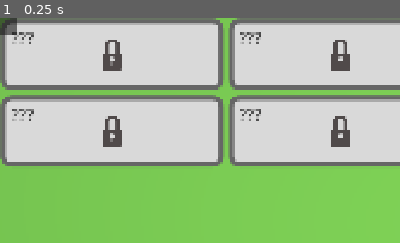
Above: before the commit, frame 1.
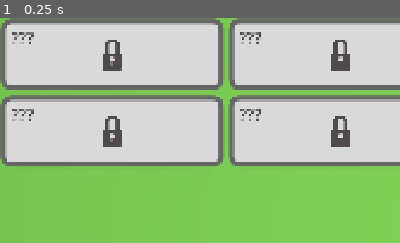
Above: after the commit, the same moment.

Repository: gracedes/mbta-auto-battler
Game: Godot game, scene res://node_2d.tscn
The game is run twice, just before and just after one commit, with the same random seed, the same clock (stepped at 60 frames per second) and the same inputs.
Inputs:
- Up to frame 1 (0.25 s): no input
The pictures show only the part of the screen within x 0-50%, y 0-50%; the shares and areas given below are measured in that part.

The runs differ from the first frame. In frame 1, 0.3% of the frame differs, in the area x 0-5%, y 0-8%.
Error before the commit: Invalid access to property or key 'data' on a base object of type 'Nil'. (res://scripts/main.gd:102)
Error after the commit: Invalid access to property or key 'data' on a base object of type 'Nil'. (res://scripts/main.gd:95)

Commit message:
notif cards work (barely)

Diff:
--- a/assets/ui/notif_card.gd
+++ b/assets/ui/notif_card.gd
@@ -1,27 +1,25 @@
-extends PanelContainer
+extends Control
 
-@onready var status_label: Label = $%StationNotifLabel
-@onready var name_label: Label = $%StationNameLabel
+@onready var status_label: Label = find_child("StationNotifLabel", true, false)
+@onready var name_label: Label = find_child("StationNameLabel", true, false)
 
-var active_tween: Tween
+var display_timer: float = 0.0
 
 func _ready() -> void:
+	visible = false
 	modulate.a = 0.0
-	hide()
+
+func _process(delta: float) -> void:
+	if display_timer > 0.0:
+		display_timer -= delta
+		if display_timer <= 0.0:
+			visible = false
+			modulate.a = 0.0
 
 func show_notification(station_name: String, is_new: bool) -> void:
-	if is_new:
-		status_label.text = "New Station Unlocked!"
-	else:
-		status_label.text = "Visited Station:"
+	status_label.text = "New Station Unlocked!" if is_new else "Visited Station:"
 	name_label.text = station_name
 
-	if active_tween and active_tween.is_valid():
-		active_tween.kill()
-
-	show()
-	active_tween = create_tween()
-	active_tween.tween_property(self, "modulate:a", 1.0, 0.25)
-	active_tween.tween_interval(3.5)
-	active_tween.tween_property(self, "modulate:a", 0.0, 0.4)
-	active_tween.tween_callback(hide)
+	visible = true
+	modulate.a = 1.0
+	display_timer = 3.5
--- a/assets/ui/notif_card.tscn
+++ b/assets/ui/notif_card.tscn
@@ -15,7 +15,7 @@
 corner_radius_bottom_right = 24
 corner_radius_bottom_left = 24
 
-[node name="NotifCard" type="PanelContainer" unique_id=1705578490]
+[node name="StationNotifCard" type="PanelContainer" unique_id=1705578490]
 custom_minimum_size = Vector2(535, 172)
 offset_right = 40.0
 offset_bottom = 40.0
--- a/node_2d.tscn
+++ b/node_2d.tscn
@@ -14,18 +14,6 @@
 [ext_resource type="PackedScene" uid="uid://bosrbetdc2khk" path="res://assets/character/blue/blueline.fbx" id="8_4d7sh"]
 [ext_resource type="PackedScene" uid="uid://dkdfonhtr2ur0" path="res://assets/world/damage_emitter.tscn" id="10_ir8iy"]
 
-[sub_resource type="StyleBoxFlat" id="StyleBoxFlat_0h7mo"]
-bg_color = Color(0.8509804, 0.8509804, 0.8509804, 1)
-border_width_left = 12
-border_width_top = 12
-border_width_right = 12
-border_width_bottom = 12
-border_color = Color(0.4, 0.4, 0.4, 1)
-corner_radius_top_left = 24
-corner_radius_top_right = 24
-corner_radius_bottom_right = 24
-corner_radius_bottom_left = 24
-
 [sub_resource type="StyleBoxFlat" id="StyleBoxFlat_nr8wp"]
 bg_color = Color(0.8509804, 0.8509804, 0.8509804, 1)
 border_width_left = 12
@@ -51,6 +39,18 @@
 corner_radius_bottom_left = 24
 
 [sub_resource type="StyleBoxFlat" id="StyleBoxFlat_ta5nu"]
+bg_color = Color(0.8509804, 0.8509804, 0.8509804, 1)
+border_width_left = 12
+border_width_top = 12
+border_width_right = 12
+border_width_bottom = 12
+border_color = Color(0.4, 0.4, 0.4, 1)
+corner_radius_top_left = 24
+corner_radius_top_right = 24
+corner_radius_bottom_right = 24
+corner_radius_bottom_left = 24
+
+[sub_resource type="StyleBoxFlat" id="StyleBoxFlat_flf07"]
 bg_color = Color(0.8509804, 0.8509804, 0.8509804, 1)
 border_width_left = 12
 border_width_top = 12
@@ -494,38 +494,34 @@
 offset_top = 2.0
 offset_right = 42.0
 offset_bottom = 42.0
+mouse_filter = 2
 theme_override_constants/h_separation = 12
 theme_override_constants/v_separation = 12
 columns = 2
 
 [node name="BlueCard" parent="HUD/UI/GridContainer" unique_id=1705578490 instance=ExtResource("2_4d7sh")]
 layout_mode = 2
-theme_override_styles/panel = SubResource("StyleBoxFlat_0h7mo")
+theme_override_styles/panel = SubResource("StyleBoxFlat_nr8wp")
 
 [node name="GreenCard" parent="HUD/UI/GridContainer" unique_id=1759957099 instance=ExtResource("2_4d7sh")]
 layout_mode = 2
-theme_override_styles/panel = SubResource("StyleBoxFlat_nr8wp")
+theme_override_styles/panel = SubResource("StyleBoxFlat_d2bti")
 line_name = "Green"
 border_color = Color(0, 0.5176471, 0.23921569, 1)
 
 [node name="OrangeCard" parent="HUD/UI/GridContainer" unique_id=37719455 instance=ExtResource("2_4d7sh")]
 layout_mode = 2
-theme_override_styles/panel = SubResource("StyleBoxFlat_d2bti")
+theme_override_styles/panel = SubResource("StyleBoxFlat_ta5nu")
 line_name = "Orange"
 border_color = Color(0.92941177, 0.54509807, 0, 1)
 
 [node name="RedCard" parent="HUD/UI/GridContainer" unique_id=823857636 instance=ExtResource("2_4d7sh")]
 layout_mode = 2
-theme_override_styles/panel = SubResource("StyleBoxFlat_ta5nu")
+theme_override_styles/panel = SubResource("StyleBoxFlat_flf07")
 line_name = "Red"
 border_color = Color(0.85490197, 0.16078432, 0.10980392, 1)
 
 [node name="TextureButton" type="TextureButton" parent="HUD/UI" unique_id=1039590403]
-layout_mode = 0
-offset_right = 40.0
-offset_bottom = 40.0
-
-[node name="PanelContainer" type="PanelContainer" parent="HUD/UI" unique_id=631132077]
 layout_mode = 0
 offset_right = 40.0
 offset_bottom = 40.0
@@ -538,10 +534,11 @@
 anchor_top = 1.0
 anchor_right = 1.0
 anchor_bottom = 1.0
-offset_left = -40.0
-offset_top = -40.0
+offset_left = -605.0
+offset_top = -470.0
 grow_horizontal = 0
 grow_vertical = 0
+mouse_filter = 2
 theme_override_styles/panel = SubResource("StyleBoxFlat_4r7k6")
 
 [node name="NotifCard" parent="HUD/UI/StationNotifBox" unique_id=263950290 instance=ExtResource("4_0h7mo")]
--- a/scripts/hud.gd
+++ b/scripts/hud.gd
@@ -6,21 +6,22 @@
 	"Orange": $UI/GridContainer/OrangeCard,
 	"Red": $UI/GridContainer/RedCard,
 }
-@onready var notif_card = $UI/StationNotifBox
+@onready var notif_card = $UI/StationNotifBox/NotifCard
+
 
 var train_nodes := {}
 
 func _ready() -> void:
+	var main := get_tree().current_scene
+	main.nearby_lines_updated.connect(_on_nearby_lines_updated)
+	main.xp_gained.connect(_on_xp_gained)
+
 	await get_tree().process_frame
 	for train in get_tree().get_nodes_in_group("trains"):
 		if train.line_name in line_cards:
 			train_nodes[train.line_name] = train
 
-	var main := get_parent()
-	if main.has_signal("nearby_lines_updated"):
-		main.nearby_lines_updated.connect(_on_nearby_lines_updated)
-	if main.has_signal("station_visited"):
-		main.station_visited.connect(_on_station_visited)
+
 
 func _process(_delta: float) -> void:
 	for route in train_nodes:
@@ -40,5 +41,12 @@
 		if route in line_cards:
 			line_cards[route].unlock()
 
-func _on_station_visited(station_name: String, is_new: bool) -> void:
-	notif_card.show_notification(station_name, is_new )
+func _on_xp_gained(route: String, xp: int) -> void:
+	if route in line_cards:
+		line_cards[route].unlock()
+
+	var main := get_tree().current_scene
+	if not main.visited.is_empty():
+		var latest_station: String = main.visited.keys().back()
+		var is_new: bool = (xp == 4 * main.XP_GAIN)
+		notif_card.show_notification(latest_station, is_new)
--- a/scripts/main.gd
+++ b/scripts/main.gd
@@ -48,8 +48,6 @@
 @export var visited = {}
 @export var unlocked_trains = {}
 
-# Web geolocation state. Callback objects must be kept as members,
-# or the browser stops calling them after they get garbage collected.
 var _geo = null
 var _pos_cb = null
 var _pos_err_cb = null
@@ -66,8 +64,6 @@
 		loc_ping()
 
 func _setup_geo() -> void:
-	"""Wires up the browser geolocation bridge. Requests NOTHING yet;
-	the first actual location fetch happens when loc_ping() is called."""
 	if OS.get_name() != "Web":
 		return
 	var navigator = JavaScriptBridge.get_interface("navigator")
@@ -75,13 +71,10 @@
 		push_error("no geolocation available (page must be served over HTTPS)")
 		return
 	_geo = navigator["geolocation"]
-	# Godot 4.4+:        JavaScriptBridge.create_callback(_on_position)
-	# Godot 4.3 and older: JavaScriptBridge.create_callback("_on_position", _on_position)
 	_pos_cb = JavaScriptBridge.create_callback(_on_position)
 	_pos_err_cb = JavaScriptBridge.create_callback(_on_position_error)
 
 func create_routes_list():
-	"""  creates a dict of stations which contains a list of routes it appears on """
 	$HTTPRequest.request_completed.connect(_populate_routes)
 	_start_next()
 
@@ -109,17 +102,10 @@
 	_start_next()
 
 func loc_ping():
-	"""Requests the device's current position (web only), then queries
-	stops within MAX_RADIUS of it. In the editor, falls back to Park Street."""
 	if _geo != null:
-		# One-shot read: this is the only thing that touches geolocation.
-		# maximumAge: 10000 = up to 10s old cached fix is acceptable,
-		# which keeps the prompt from firing on every ping after the
-		# permission is already granted.
 		_geo.call("getCurrentPosition", _pos_cb, _pos_err_cb,
 			{"enableHighAccuracy": true, "timeout": 15000, "maximumAge": 10000})
 		return
-	# Editor / non-web fallback (editor has no navigator)
 	_query_nearby_stops(TEST_LOCATIONS[location_index % len(TEST_LOCATIONS)])
 
 func _on_position(args: Array) -> void:
@@ -137,7 +123,6 @@
 	location_error.emit(code)
 
 func _query_nearby_stops(loc: Array) -> void:
-	"""loc is [longitude, latitude]."""
 	var h := HTTPRequest.new()
 	h.timeout = 10.0
 	add_child(h)
@@ -166,13 +151,13 @@
 		if not name in routes:
 			continue
 		if not name in visited:
-			visited[name] = now          # first sighting: grant the bonus, start the hour
+			visited[name] = now
 			xp = 4 * XP_GAIN
 			print(name)
 		elif station_cooldown and now - visited[name] < VISIT_COOLDOWN:
-			continue                     # still within the hour: nothing this ping
+			continue
 		else:
-			visited[name] = now          # hour elapsed: grant normal XP, restart the hour
+			visited[name] = now
 			xp = XP_GAIN
 			print(name)
 
